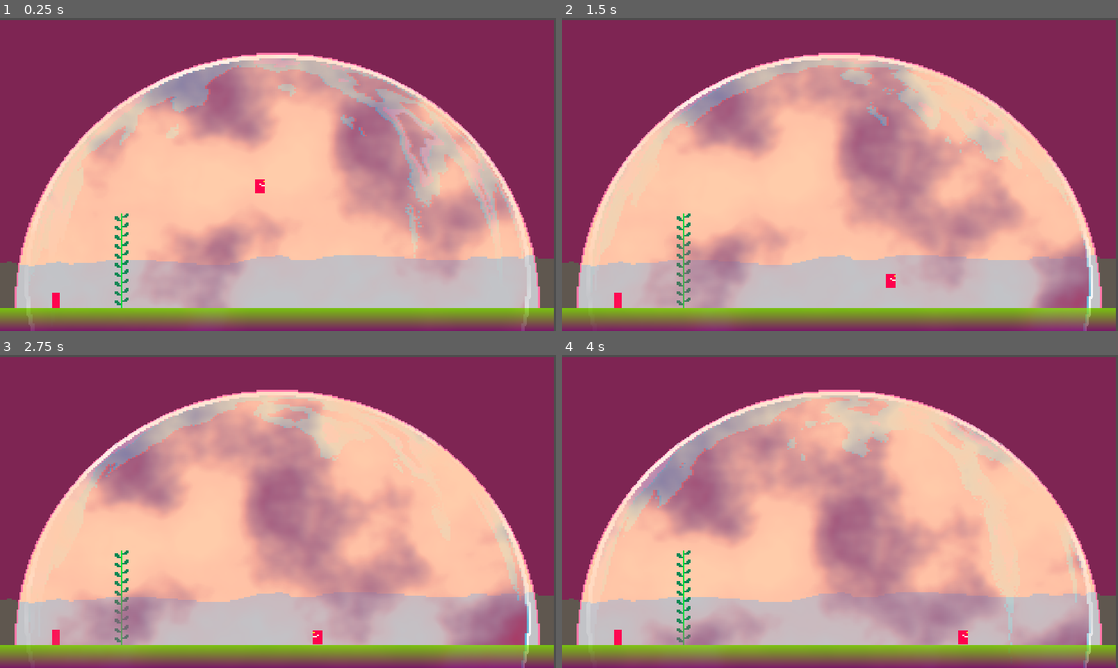
Above: before the commit, frames 1-4 (two rows, left to right).
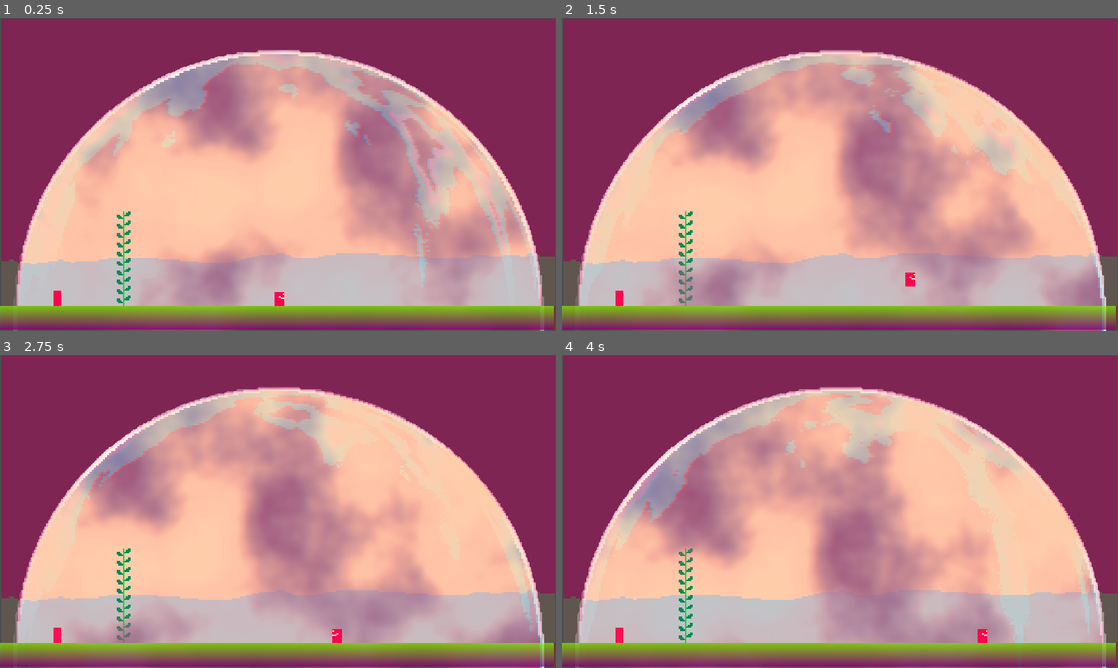
Above: after the commit, the same moments.

Repository: razzius/oxygen-farm
Game: Godot game, scene res://main.tscn
Same seed, same stepped clock (60 frames per second), same inputs: the game is played once before the commit and once after it. The engine's default icon, where the game draws it, is replaced by a stand-in: a white triangle on a blue panel in a dark square.
Inputs:
- Up to frame 1 (0.25 s): no input
- Up to frame 2 (1.5 s): hold D (right) from 0.53 s (still down); tap Space (cut) at 0.6 s; tap W (up) at 0.77 s; tap Shift (shift) at 1.35 s
- Up to frame 3 (2.75 s): tap W (up) at 1.52 s; release D (right) at 2.03 s; hold Left (left) from 2.03 s (still down); tap Space (cut) at 2.1 s
- Up to frame 4 (4 s): release Left (left) at 2.78 s; hold D (right) from 2.78 s (still down); tap Shift (shift) at 2.85 s; tap W (up) at 3.02, 3.77 s; tap Space (cut) at 3.6 s

The runs differ from the first frame. In frame 1, 17% of the frame differs, in the area x 0-100%, y 0-100%; in frame 2, 16%; in frame 3, 17%; in frame 4, 16%.

Commit message:
Update main.tscn

Diff:
--- a/main.tscn
+++ b/main.tscn
@@ -26,29 +26,32 @@
 material = SubResource("ShaderMaterial_uew2f")
 
 [node name="Bubble Composite" parent="." instance=ExtResource("2_plnqy")]
-position = Vector2(-500, -458)
-scale = Vector2(4.2, 3.76)
+position = Vector2(-1124, -1155)
+scale = Vector2(4.4, 4.4)
 
 [node name="Player" parent="." instance=ExtResource("1_pwm58")]
-position = Vector2(537, 319)
+position = Vector2(1, -41)
 
 [node name="StaticBody2D" type="StaticBody2D" parent="."]
 material = SubResource("ShaderMaterial_0nsgx")
 
 [node name="CollisionShape2D" type="CollisionShape2D" parent="StaticBody2D"]
 material = SubResource("ShaderMaterial_rhgpg")
-position = Vector2(574, 624)
+position = Vector2(0, 24)
 shape = SubResource("RectangleShape2D_p8x5v")
 
 [node name="Sprite2D" type="Sprite2D" parent="StaticBody2D"]
 material = SubResource("ShaderMaterial_8jrpg")
-position = Vector2(573.5, 624.5)
+position = Vector2(-1.99994, 24.0001)
 scale = Vector2(8.96094, 0.382813)
 texture = ExtResource("3_4ldu5")
 
 [node name="Sprite2D" type="Sprite2D" parent="."]
 z_index = -1
 material = SubResource("ShaderMaterial_5ea2y")
-position = Vector2(573, 327)
+position = Vector2(1, -273)
 scale = Vector2(3.18889, 3.22)
 texture = ExtResource("3_ce1ep")
+
+[node name="Camera2D" type="Camera2D" parent="."]
+offset = Vector2(0, -272)
